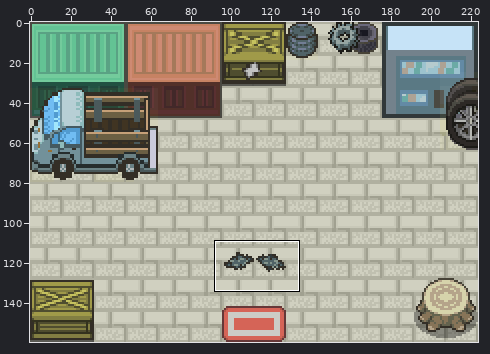
Two states of a sprite sheet, SatoshiPajonpai/assets/maps/Map3.png. The picture above shows the old version from afar; the outline marks the close-up.
Close-up. Before the edit:
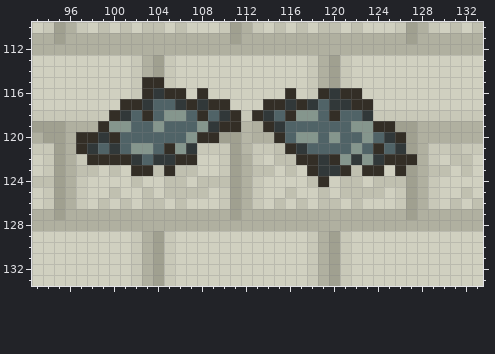
The file is 224x160 pixels. Colours within 5 levels of each other are drawn and written as one. Shown: x 93..133, y 110..133.
After the commit:
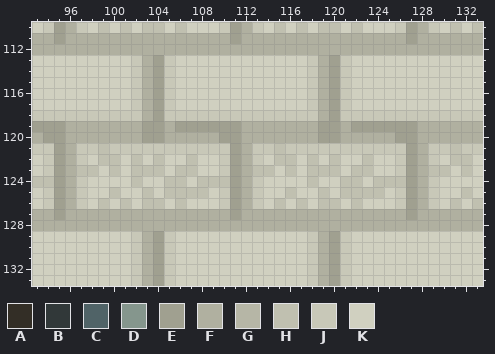
Palette (. is transparent): A #332e26  B #313839  C #506367  D #85968d  E #a0a090  F #b0b0a0  G #b6b6a6  H #c0c0b0  J #c8c8b8  K #d0d0c0
Changes in this commit:
y 115: x 103..104 AA -> FE
y 116: x 103..106 ABAA -> FEJK; x 108 A -> K; x 116 A -> K; x 119..122 ABAA -> FEJK
y 117: x 101..110 AABCCBABAA -> KJFEJKKKKK; x 114..123 AABABCBBAA -> KKKKJFEJKK
y 118: x 100..111 ABCACDDCACBA -> JJJFEJJJJJJJ; x 113..123 ABCADDCACCB -> JJJJJJFEJJJ
y 119: x 99..112 ADDCCDCCCDBAAG -> FFFFEEFEEEEEEF; x 114..125 ABCCCCCCDDAA -> FFFFFEEFEEEE
y 120: x 97..109 AABACCCCCCDAA -> FFFFFFEEFFFFF; x 112 G -> F; x 115..126 ACDDCDCCDCBA -> FFFFEEFFFFFE
y 121: x 97..107 ABCBCDDCADB -> JJHJJJJJJJJ; x 112 G -> F; x 116..126 ABCCCCDCACB -> JJJJJJJJJJJ
y 122: x 98..107 AAAABCBBAA -> KHHKHKHKKH; x 117..127 AABADBDBAAA -> KHKHKKHKKJE
y 123: x 102..103 AA -> HH; x 105 A -> K; x 118..121 ABBA -> HHHK; x 123..124 AA -> HK; x 126 A -> J
y 124: x 119 A -> K
